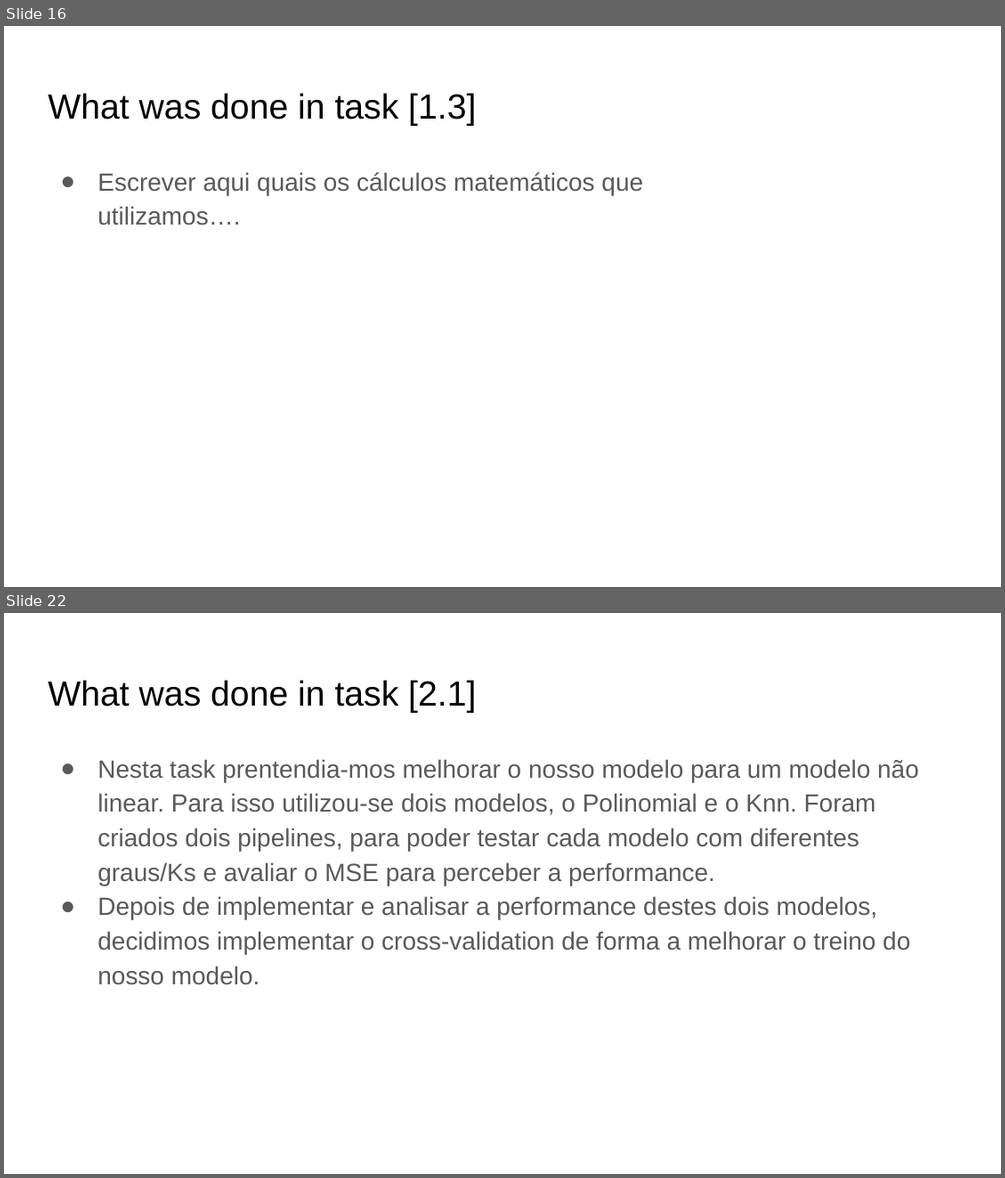
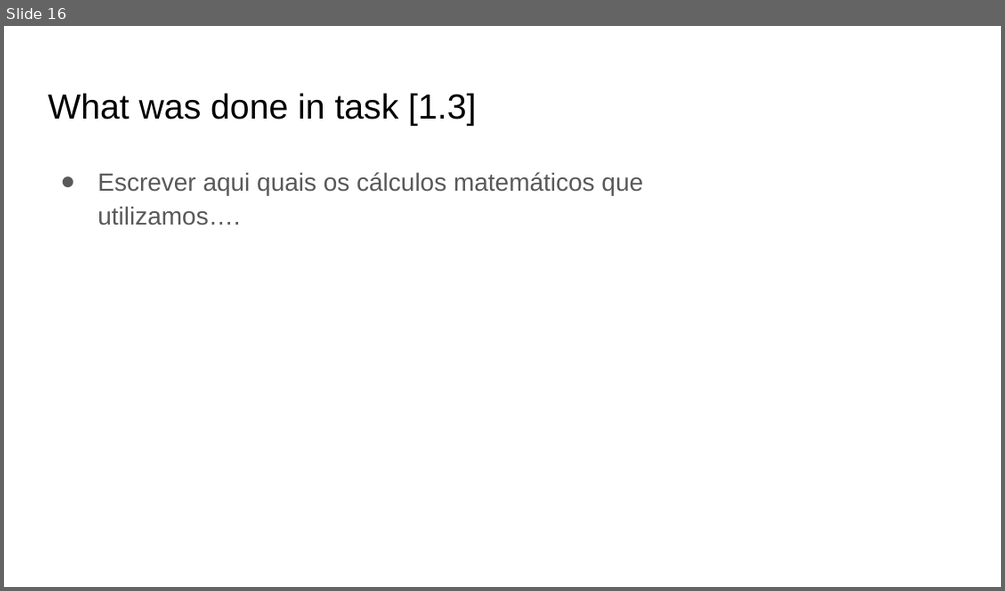
Before and after one commit to PedroFPeralta/FCT-ML-Nova-PRS2, a slide deck: ML@NOVA Team PRS.pptx. Shown one above the other, each under a label of ours: slides 16 and 22 before the commit, slide 16 after it; the slides between them are not shown. The pictures are 1005x1178 and 1005x591 pixels, drawn with LibreOffice and Linux fonts; fonts in the diff are those of the drawing. Boxes give left, top, right and bottom in pixels: in the first picture for what was removed or moved away, otherwise in the second. Text is boxed around its words. In the diff, an @@ line names an element or a change of style, - is before the commit and + after.

```diff
--- a/ML@NOVA Team PRS.pptx
+++ b/ML@NOVA Team PRS.pptx
@@ slide 22 removed at [4, 613, 1001, 1174], background #FFFFFF @@
@@ title removed at [48, 680, 476, 713] @@
-What was done in task [2.1]
@@ text removed at [97, 759, 919, 985] @@
-● Nesta task prentendia-mos melhorar o nosso modelo para um modelo não linear. Para isso utilizou-se dois modelos, o Polinomial e o Knn. Foram criados dois pipelines, para poder testar cada modelo com diferentes graus/Ks e avaliar o MSE para perceber a performance.
-● Depois de implementar e analisar a performance destes dois modelos, decidimos implementar o cross-validation de forma a melhorar o treino do nosso modelo.
```
Also in this commit, not shown: 3 slides changed, 39 slides added, 25 other slides removed.
